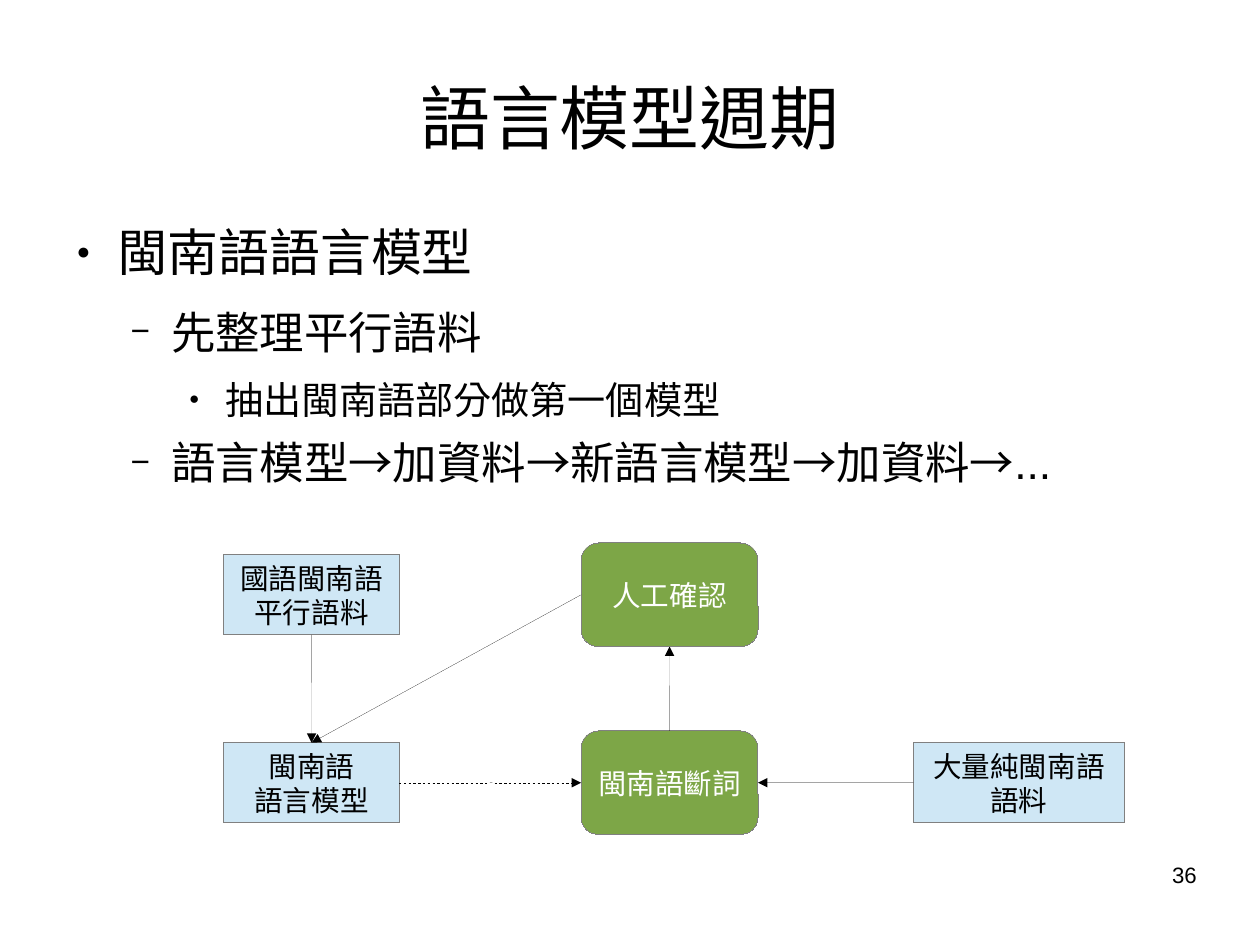
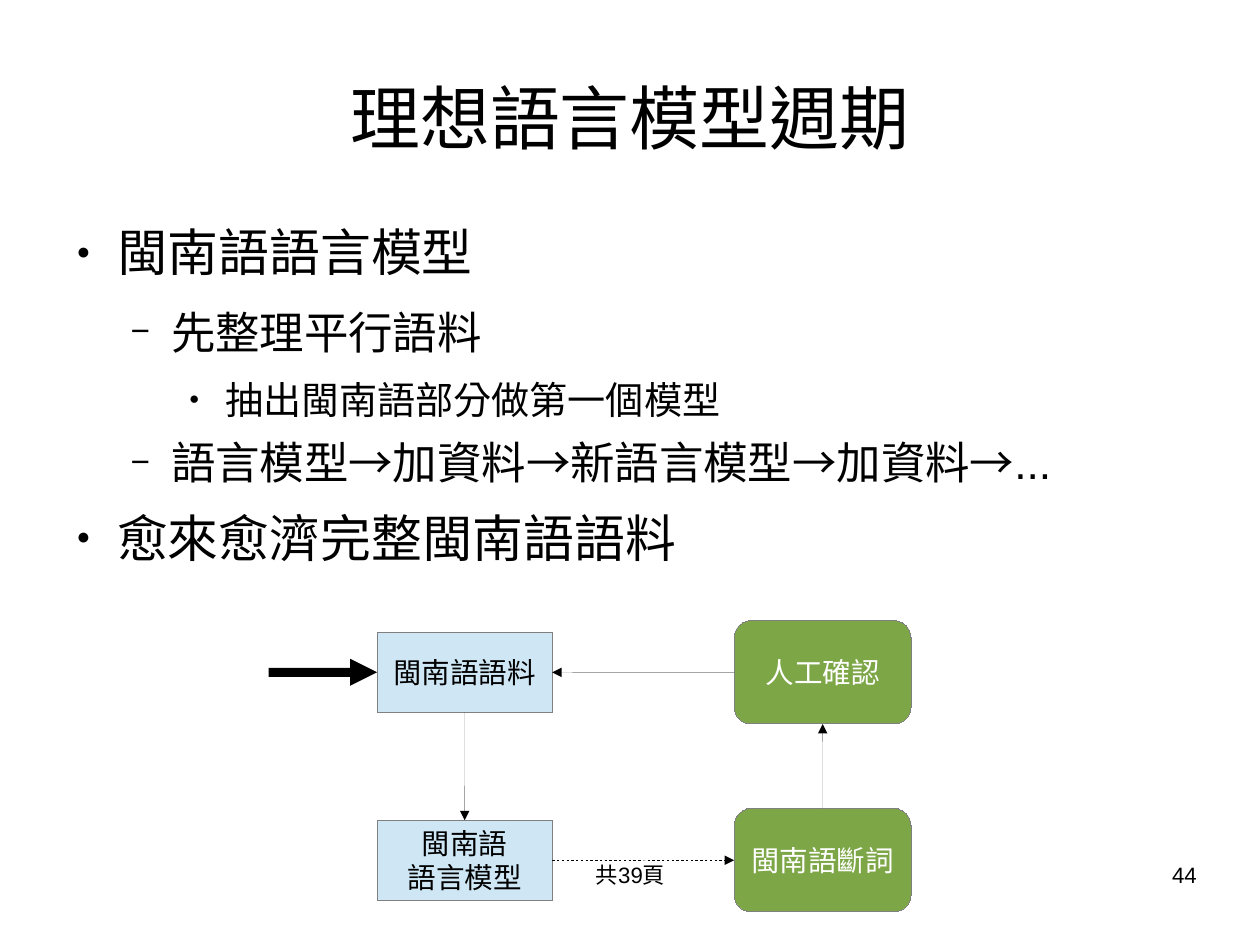
Before and after one commit to sih4sing5hong5/po3-ko3_tau5-iann2-phinn3, a slide deck: slide 44 of 翻譯報告.odp (slide 36 before the commit). Drawn at 1260x945 pixels with LibreOffice and Linux fonts; fonts in the diff are those of the drawing. Boxes give left, top, right and bottom in pixels: in the first picture for what was removed or moved away, otherwise in the second. Text is boxed around its words. In the diff, an @@ line names an element or a change of style, - is before the commit and + after.

```diff
--- a/翻譯報告.odp
+++ b/翻譯報告.odp
@@ title at bbox=[350, 85, 909, 150]: text changed @@
-語言模型週期
+理想語言模型週期
@@ text at bbox=[117, 514, 676, 561]: paragraph added @@
+● 愈來愈濟完整閩南語語料
@@ text in rectangle at bbox=[393, 659, 536, 686]: text changed @@
-國語閩南語
-平行語料
+閩南語語料
@@ arrow added from (269, 672) to (377, 672), #000000 5.67 pt @@
@@ arrow moved from (581, 595) - (312, 743) to (734, 672) - (552, 672) @@
@@ 2 arrows, 1 rounded rectangle, 1 rectangle: place and size @@
-2 arrows, 1 rounded rectangle, 1 rectangle at bbox=[224, 555, 758, 835]
+2 arrows, 1 rounded rectangle, 1 rectangle at bbox=[377, 632, 911, 912]
@@ rectangle removed at bbox=[914, 743, 1125, 823] @@
-大量純閩南語
-語料
@@ arrow removed from (914, 783) to (758, 783) @@
@@ 1 rounded rectangle, 1 rectangle, 1 arrow: place and size @@
-1 rounded rectangle, 1 rectangle, 1 arrow at bbox=[224, 543, 758, 823]
+1 rounded rectangle, 1 rectangle, 1 arrow at bbox=[377, 621, 911, 901]
@@ text added at bbox=[596, 860, 665, 885], 14 pt, text #000000 @@
+共39頁
@@ page number at bbox=[1172, 867, 1197, 883]: text changed @@
-36
+44
```
Also in this commit, not shown: 67 other slides changed, 4 slides added.
